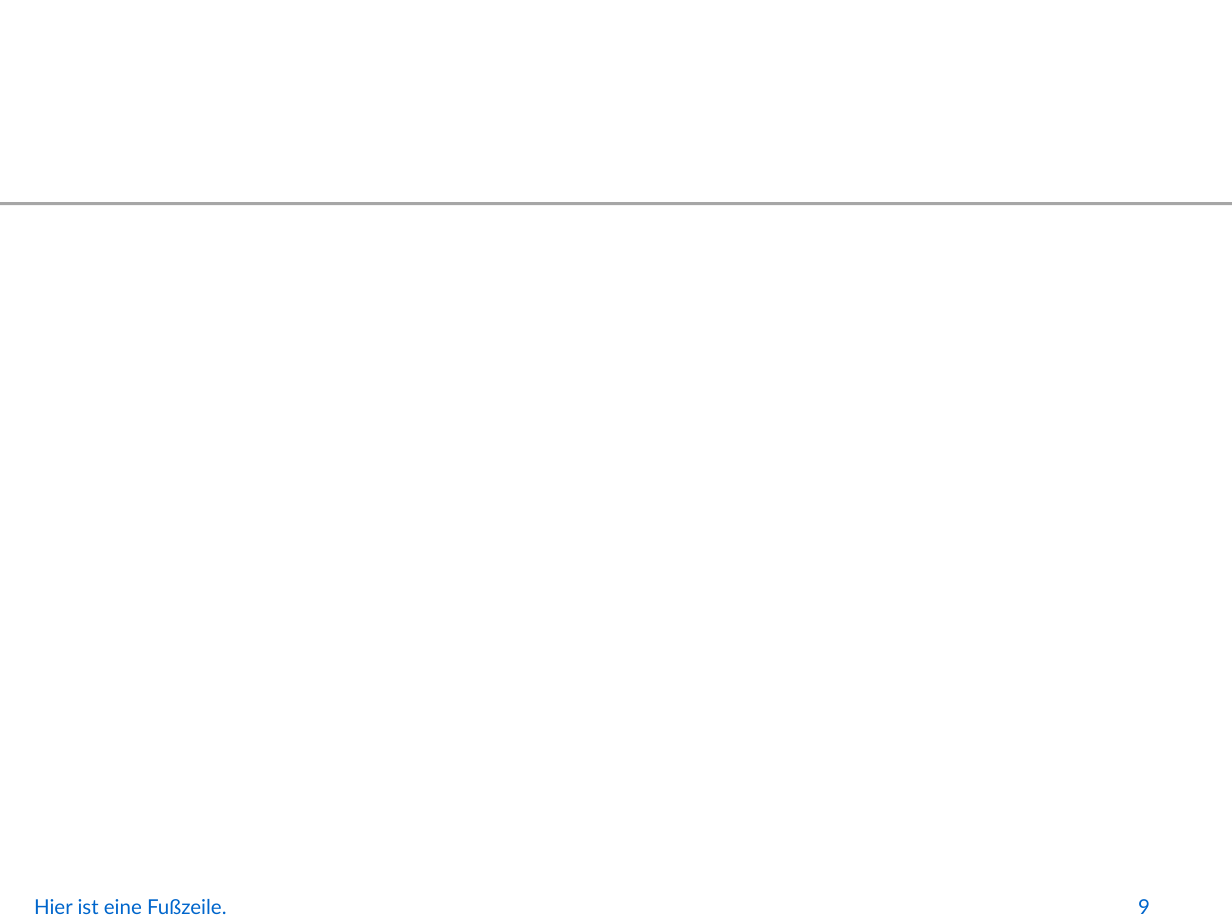
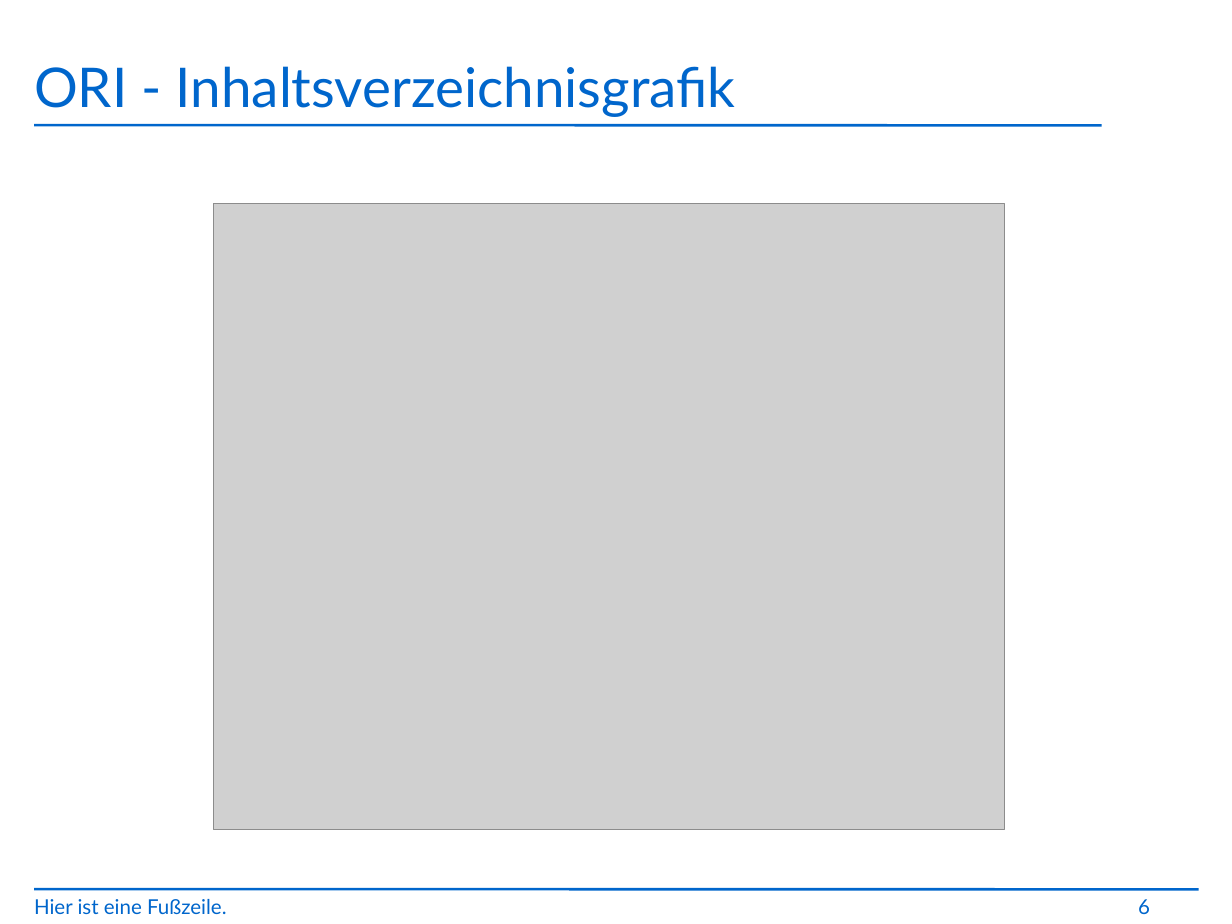
Before and after one commit to jbushe/presentations, a slide deck: slide 6 of presentation.odp (slide 9 before the commit). Drawn at 1232x924 pixels with LibreOffice and Linux fonts; fonts in the diff are those of the drawing; grey boxes stand for pictures; background and template pictures are left out. Boxes give left, top, right and bottom in pixels: in the first picture for what was removed or moved away, otherwise in the second. Text is boxed around its words. In the diff, an @@ line names an element or a change of style, - is before the commit and + after.

Commit message:
bla

```diff
--- a/presentation.odp
+++ b/presentation.odp
@@ rectangle removed at (x1=0, y1=0, x2=1232, y2=202) @@
@@ title added at (x1=34, y1=66, x2=736, y2=117), 32 pt, text #0066CC @@
+ORI - Inhaltsverzeichnisgrafik
@@ line added from (34, 126) to (1101, 126), #0066CC 1.5 pt @@
@@ picture added at (x1=213, y1=203, x2=1004, y2=829) @@
@@ rectangle removed at (x1=0, y1=866, x2=1232, y2=924) @@
@@ line added from (34, 890) to (1199, 890), #0066CC 1.5 pt @@
@@ page number at (x1=1138, y1=899, x2=1150, y2=914): text changed @@
-9
+6
```
Also in this commit, not shown: 2 other slides changed, 1 slide added, 6 slides removed.
